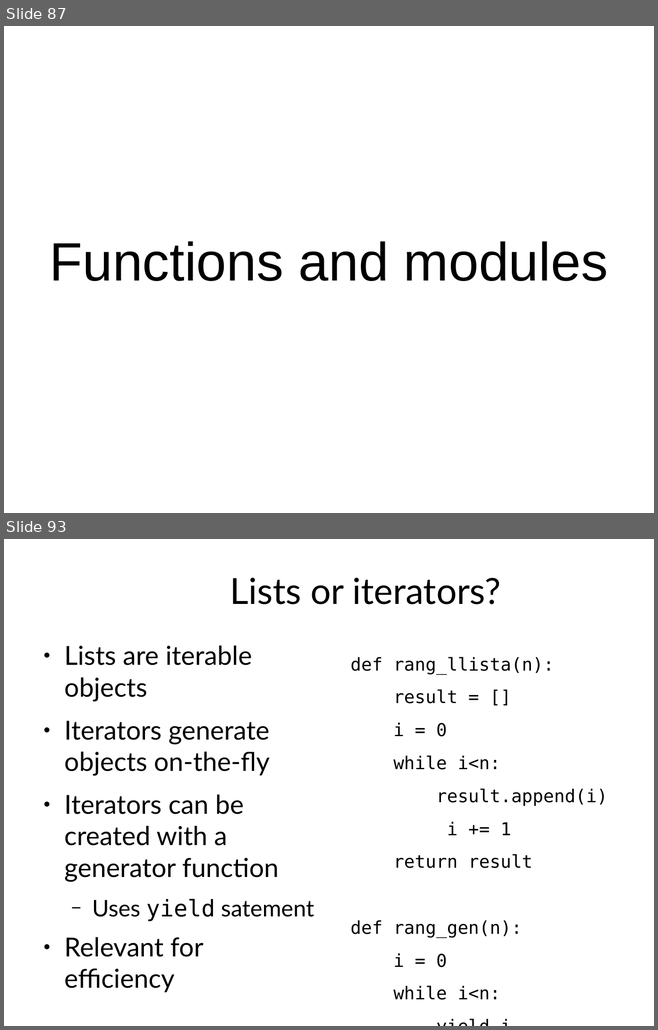
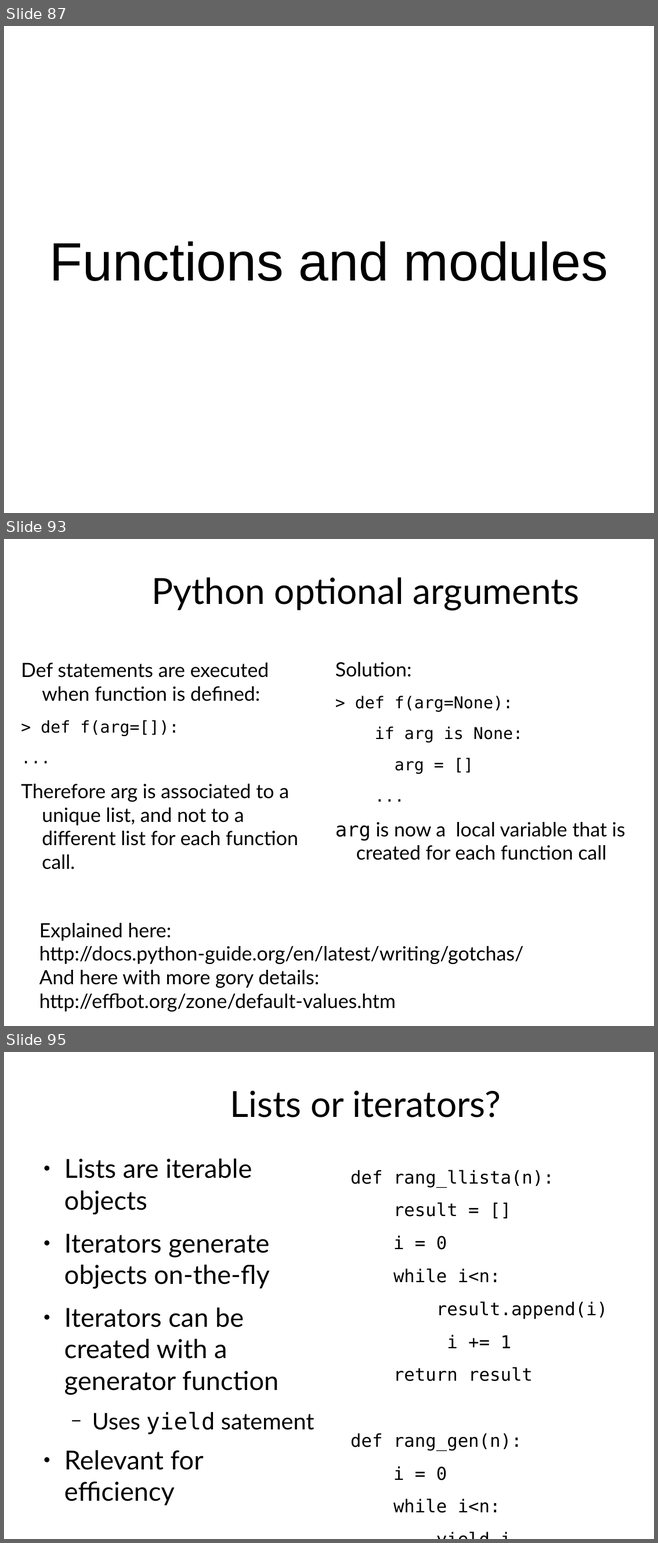
Before and after one commit to rcrehuet/Python_for_scientists_2023, a slide deck: slides/curs_python.odp. Shown one above the other, each under a label of ours: slides 87 and 93 before the commit, slides 87, 93 and 95 after it; the slides between them are not shown. The pictures are 658x1030 and 658x1543 pixels, drawn with LibreOffice and Linux fonts; fonts in the diff are those of the drawing. Boxes give left, top, right and bottom in pixels: in the first picture for what was removed or moved away, otherwise in the second. Text is boxed around its words. In the diff, an @@ line names an element or a change of style, - is before the commit and + after.

```diff
--- a/slides/curs_python.odp
+++ b/slides/curs_python.odp
@@ slide 93 added at (x1=4, y1=539, x2=654, y2=1026), background #FFFFFF @@
@@ title added at (x1=151, y1=577, x2=579, y2=611), 44 pt, text #000000 @@
+Python optional arguments
@@ text added at (x1=21, y1=663, x2=298, y2=870), 24 pt, text #000000 @@
+Def statements are executed when function is defined:
+> def f(arg=[]):
+...
+Therefore arg is associated to a unique list, and not to a different list for each function call.
@@ text added at (x1=335, y1=662, x2=625, y2=860), 24 pt, text #000000 @@
+Solution:
+> def f(arg=None):
+if arg is None:
+arg = []
+...
+arg is now a local variable that is created for each function call
@@ text added at (x1=39, y1=923, x2=524, y2=1012), 24 pt, text #000000 @@
+Explained here: http://docs.python-guide.org/en/latest/writing/gotchas/
+And here with more gory details:
+http://effbot.org/zone/default-values.htm
@@ what was slide 93 is now slide 95 @@
```
Also in this commit, not shown: 43 slides changed, 8 other slides added, 4 slides removed, 1 other file.
